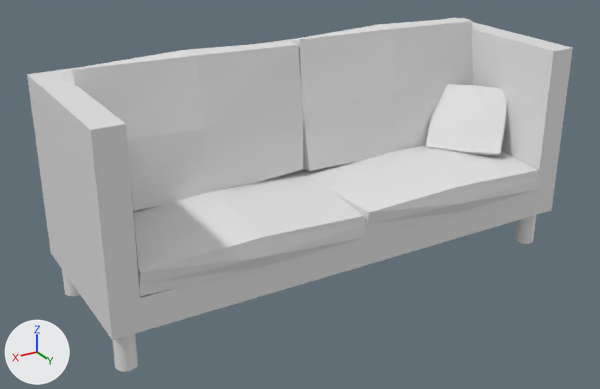
Renders of the Blender file Assets/3D Objects/Sofa assets/Sofa.blend from each side of a commit.
The view is the same before and after, from a 50 mm lens placed at (6.38, 7.35, 3.17), pointed at (1.94, -0.05, -0.53). Lighting does not change. The marker at lower left points along +X, +Y and +Z.

Before the edit, the objects in view are built like this:
```python
ob_cube = bpy.data.objects.new('Cube', me_cube)
ob_cube.location = (0.0, 0.0, 0.0)
ob_cube_001 = bpy.data.objects.new('Cube.001', me_cube_001)
ob_cube_001.location = (3.009, 0.158, -0.516)
ob_cube_002 = bpy.data.objects.new('Cube.002', me_cube_002)
ob_cube_002.location = (0.528, 0.158, -0.516)
ob_cube_003 = bpy.data.objects.new('Cube.003', me_cube_003)
ob_cube_003.location = (0.528, -0.395, 0.395)
ob_cube_003.rotation_euler = (-1.426, 0.0, 0.0)  # degrees (-82, 0, 0)
ob_cube_003.scale = (1.0, 0.853, 0.997)
ob_cube_004 = bpy.data.objects.new('Cube.004', me_cube_004)
ob_cube_004.location = (3.024, -0.395, 0.395)
ob_cube_004.rotation_euler = (-1.426, 0.0, 0.0)  # degrees (-82, 0, 0)
ob_cube_004.scale = (1.0, 0.853, 0.997)
ob_cube_005 = bpy.data.objects.new('Cube.005', me_cube_005)
ob_cube_005.location = (-0.337, 0.112, 0.02)
ob_cube_005.rotation_euler = (2.103, -0.0181, -0.813)  # degrees (120, -1, -47)
ob_cube_005.scale = (0.351, 0.47, 0.404)
ob_cylinder = bpy.data.objects.new('Cylinder', me_cylinder)
ob_cylinder.location = (-0.803, 0.803, -1.199)
ob_cylinder.scale = (0.108, 0.108, 0.238)
ob_cylinder_002 = bpy.data.objects.new('Cylinder.002', me_cylinder_002)
ob_cylinder_002.location = (4.379, -0.819, -1.199)
ob_cylinder_002.scale = (0.108, 0.108, 0.238)
ob_cylinder_003 = bpy.data.objects.new('Cylinder.003', me_cylinder_003)
ob_cylinder_003.location = (4.379, 0.811, -1.199)
ob_cylinder_003.scale = (0.108, 0.108, 0.238)
```
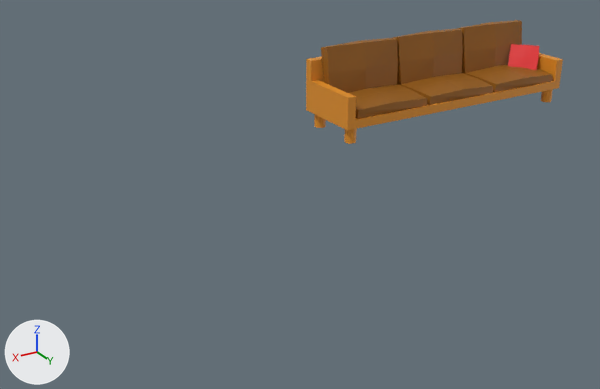
Where the newer file only moved an object's origin or applied its transform, the numbers keep the older frame.

Changed parts and their boxes [x1, y1, x2, y2] in the pictures (600 x 389 px):
'Cube', deleted: before [27, 18, 573, 340]
'Cube.004', deleted: before [61, 41, 303, 211]
'Cube.003', reshaped, moved, rescaled (22% wider, 35% shorter): before [283, 18, 473, 171]; after [321, 20, 553, 119]
'Cube.001', deleted: before [134, 170, 366, 297]
'Cube.002', deleted: before [300, 145, 539, 235]
'Cube.005', recoloured, mesh rescaled (61% narrower, 62% shorter): before [426, 84, 507, 155]; after [508, 44, 539, 70]
'Cube.006', added (orange): after [306, 53, 563, 144]
'Cylinder.003', deleted: before [112, 334, 138, 372]
'Cylinder', deleted: before [515, 215, 536, 244]
'Cylinder.002', deleted: before [62, 270, 80, 296]

Edits to the bpy script that builds the scene:
```text
Add mat_sofastof:
    mat_sofastof = principled_material('SofaStof')
    mat_sofastof.base_color = (0.313, 0.115, 0.00729)  # brown #985f15
Add mat_sofapude:
    mat_sofapude = principled_material('Sofapude')
    mat_sofapude.base_color = (0.8, 0.0185, 0.0211)  # red #e72528
Add mat_material_002:
    mat_material_002 = principled_material('Material.002')
    mat_material_002.base_color = (0.8, 0.297, 0.0201)  # orange #e79427
Change me_cube_003:
    used by ob_cube_003; location = (0.528, -0.395, 0.395); rotation_euler = (-1.426, 0.0, 0.0), in degrees (-82, 0, 0); scale = (1.0, 0.853, 0.997)
    remove me_cube_003.from_pydata(...)  # 26 vertices, 24 faces; spans x -1.29..1.28, y -0.91..0.92, z -0.2..0.25
    add me_cube_003.from_pydata(...)  # 156 vertices, 144 faces; spans x -3.86..3.84, y -1.46..0.86, z -0.6..1.17
    me_cube_003 part 2: 26 vertices removed from x -1.29..1.28, y -0.91..0.92, z -0.2..0.25; 156 vertices added at x -3.86..3.84, y -1.46..0.86, z -0.6..1.17
    add me_cube_003.materials.append(mat_sofastof)  # brown #985f15
Change me_cube_005:
    where me_cube_005.from_pydata(...)  # 26 vertices, 24 faces; spans x -1.29..1.28, y -0.91..0.92, z -0.2..0.25
    used by ob_cube_005; location = (-0.337, 0.112, 0.02); rotation_euler = (2.103, -0.0181, -0.813), in degrees (120, -1, -47); scale = (0.351, 0.47, 0.404)
    me_cube_005 part 1: the whole mesh is scaled about its middle by 0.401, then moved by (-1.6, 2.05, 1.1)
    add me_cube_005.materials.append(mat_sofapude)  # red #e72528
Add me_cube_006:
    me_cube_006.from_pydata(...)  # 296 vertices, 174 faces; spans x -3.18..3.22, y -0.82..0.88, z -0.28..1.28
    me_cube_006.materials.append(mat_material_002)  # orange #e79427
Change ob_cube_003:
    ob_cube_003.location: (0.528, -0.395, 0.395) -> (-0.038, -0.148, 0.589)
    ob_cube_003.scale: (1.0, 0.853, 0.997) -> (0.386, 0.33, 0.385)
Remove ob_cube_004:
    ob_cube_004 = bpy.data.objects.new('Cube.004', me_cube_004)
    ob_cube_004.location = (3.024, -0.395, 0.395)
    ob_cube_004.rotation_euler = (-1.426, 0.0, 0.0)  # degrees (-82, 0, 0)
    ob_cube_004.scale = (1.0, 0.853, 0.997)
Remove ob_cube:
    ob_cube = bpy.data.objects.new('Cube', me_cube)
    ob_cube.location = (0.0, 0.0, 0.0)
Remove ob_cube_001:
    ob_cube_001 = bpy.data.objects.new('Cube.001', me_cube_001)
    ob_cube_001.location = (3.009, 0.158, -0.516)
Remove ob_cube_002:
    ob_cube_002 = bpy.data.objects.new('Cube.002', me_cube_002)
    ob_cube_002.location = (0.528, 0.158, -0.516)
Remove ob_cylinder:
    ob_cylinder = bpy.data.objects.new('Cylinder', me_cylinder)
    ob_cylinder.location = (-0.803, 0.803, -1.199)
    ob_cylinder.scale = (0.108, 0.108, 0.238)
Remove ob_cylinder_002:
    ob_cylinder_002 = bpy.data.objects.new('Cylinder.002', me_cylinder_002)
    ob_cylinder_002.location = (4.379, -0.819, -1.199)
    ob_cylinder_002.scale = (0.108, 0.108, 0.238)
Remove ob_cylinder_003:
    ob_cylinder_003 = bpy.data.objects.new('Cylinder.003', me_cylinder_003)
    ob_cylinder_003.location = (4.379, 0.811, -1.199)
    ob_cylinder_003.scale = (0.108, 0.108, 0.238)
Add ob_cube_006:
    ob_cube_006 = bpy.data.objects.new('Cube.006', me_cube_006)
    ob_cube_006.location = (-0.035, -0.107, 0.238)
    ob_cube_006.scale = (0.5, 0.5, 0.5)
```
